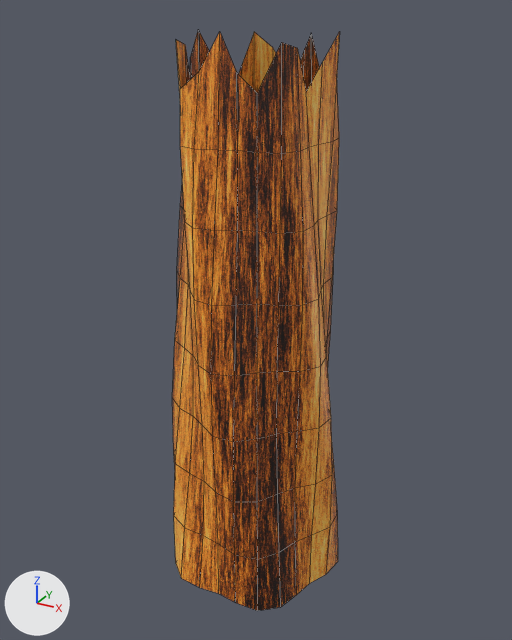
One commit to the FBX model assets/Phase3/VFX/HO_VFX_FirePillar.fbx: the scene before it, then after it.
Both versions are drawn from a 50 mm camera at (10.6, -19.24, 19.36) aimed at (-0.1, 0.21, 9.63). The axes (+X, +Y, +Z) are drawn at lower left. The lights are the same throughout. The first picture is the older version. Mesh edges are drawn as thin lines. Where no turn or scale is listed for an object, it has been applied to the vertices.

The first picture shows 'HO_VFX_FirePillar'.
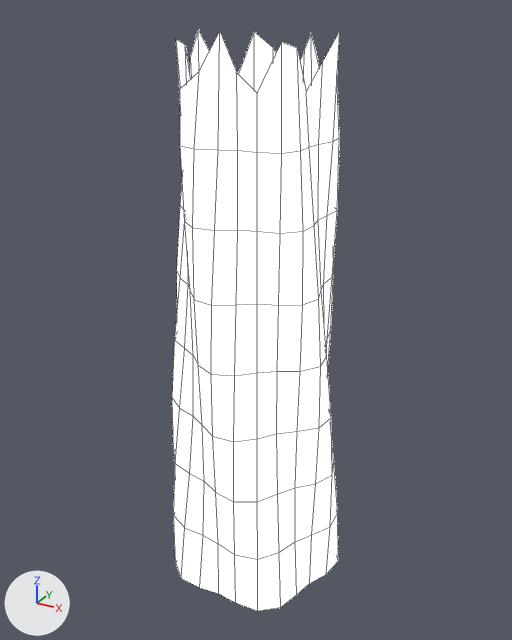
Location of each change, (x1, y1, x2, y2) in pixels of the pictures (512 x 640 px):
'HO_VFX_FirePillar', surface changed (brown to white): (172, 30, 340, 611) in both

The change, as a list of edits to the scene's bpy script:
```text
Change mat_ho_m_vfx_fire:
    remove # nodes: BsdfPrincipled, NormalMap, OutputMaterial, TexImage x3
    remove # uses the picture img_ho_t_vfx_fire_color_png
    nodes: BsdfPrincipled, NormalMap, OutputMaterial, TexImage x2
    colours: black #000000
```
